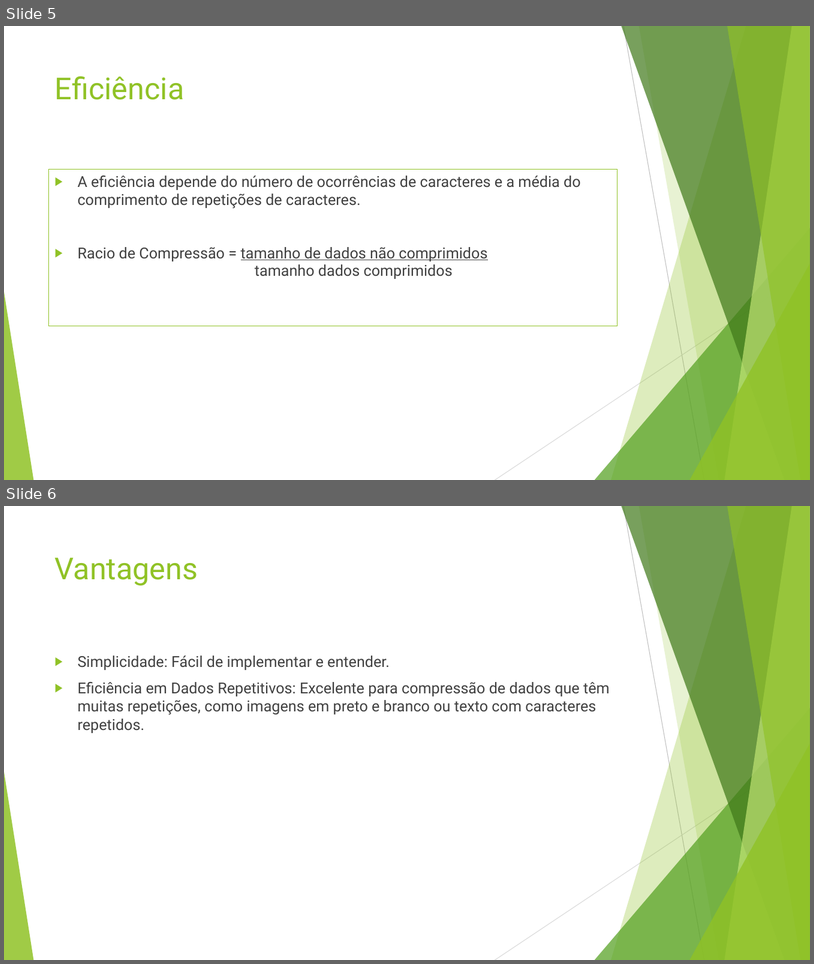
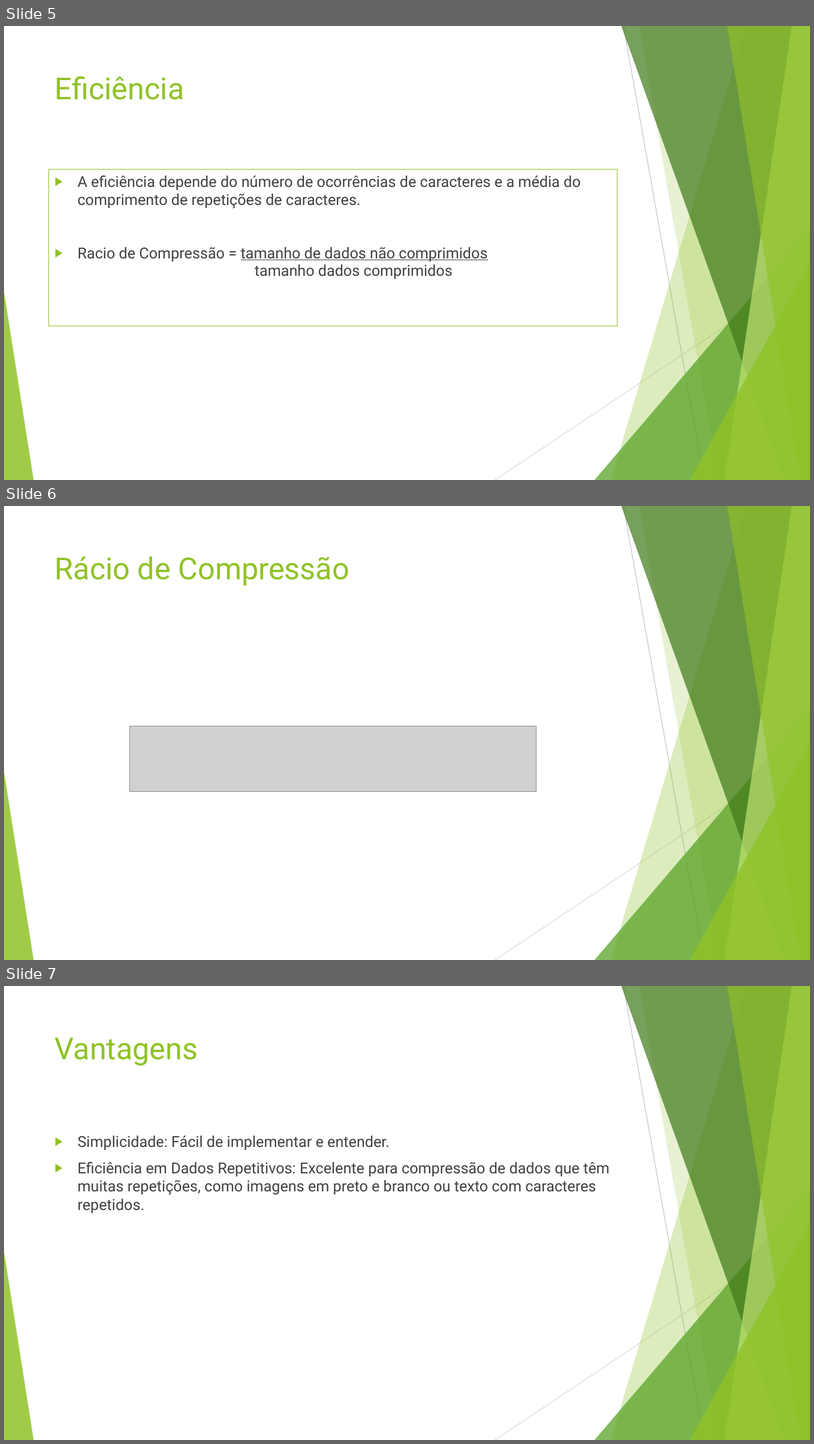
Before and after one commit to Solixx/Mult2_Proj, a slide deck: Run Length Encoding.pptx. Shown one above the other, each under a label of ours: slides 5 and 6 before the commit, slides 5, 6 and 7 after it. The pictures are 814x964 and 814x1444 pixels, drawn with LibreOffice and Linux fonts; fonts in the diff are those of the drawing; grey boxes stand for pictures. Boxes give left, top, right and bottom in pixels: in the first picture for what was removed or moved away, otherwise in the second. Text is boxed around its words. In the diff, an @@ line names an element or a change of style, - is before the commit and + after.

```diff
--- a/Run Length Encoding.pptx
+++ b/Run Length Encoding.pptx
@@ slide 6 added at (4,506,810,960), background #FFFFFF; not listed: 10 template elements that a slide beside it also shows @@
@@ title added at (55,556,350,586), 36 pt, text #90C226 @@
+Rácio de Compressão
@@ picture added at (130,726,536,791) @@
@@ what was slide 6 is now slide 7 @@
```
Also in this commit, not shown: 1 other file.
